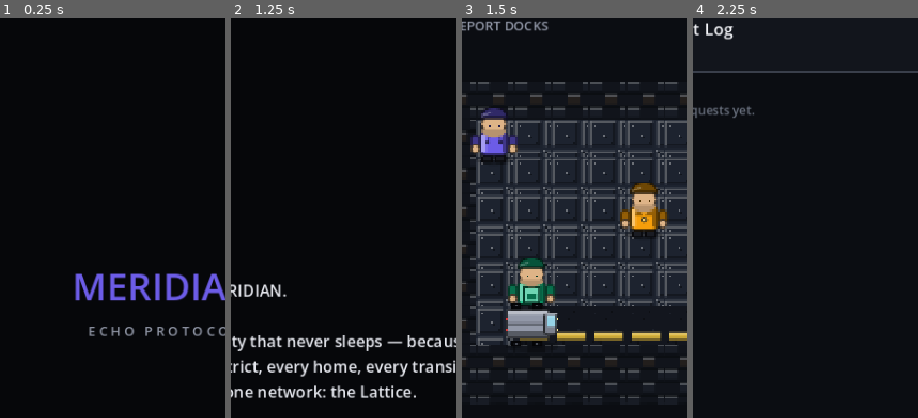
Above: before the commit, frames 1-4 (left to right).
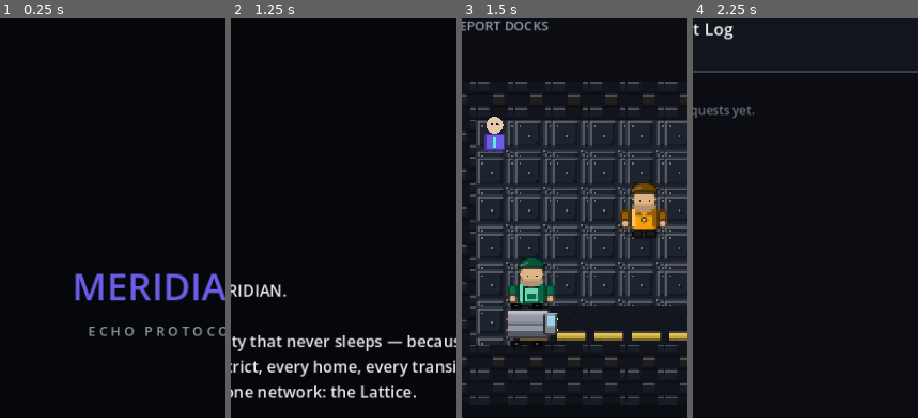
Above: after the commit, the same moments.

Repository: Bukfif40/CyberLearn
Game: Godot game, scene res://scenes/TitleScreen.tscn
Same seed, same stepped clock (60 frames per second), same inputs: the game is played once before the commit and once after it.
Inputs (mouse positions are % of the whole screen's width and height, from its top left):
- Up to frame 1 (0.25 s): no input
- Up to frame 2 (1.25 s): click (50, 50) at 0.5 s
- Up to frame 3 (1.5 s): click "Skip ▶▶" at 1.25 s
- Up to frame 4 (2.25 s): click "Quests" at 2 s
The pictures show only the part of the screen within x 14-64%, y 5-55%; the shares and areas given below are measured in that part.

Frames 1-2 are identical in both runs. In frame 3, 1.6% of the frame differs, in the area x 3-25%, y 22-37%; in frame 4, nothing differs.

Commit message:
Merge animated player sprite system with tile/NPC/vehicle textures

Diff:
--- a/godot/autoload/GameManager.gd
+++ b/godot/autoload/GameManager.gd
@@ -96,6 +96,21 @@
 	{"id": "signal-jammer", "name": "Pocket Signal Jammer", "description": "Cuts local Lattice chatter for a few seconds. Mira swears it once saved her life. Probably an exaggeration.", "price": 55, "badge": "J", "color": Color8(239, 68, 68)},
 ]
 
+# Player sprite sheet config. If sheet_path doesn't exist yet (no art added),
+# Main.gd falls back to the purple "P" badge automatically — no crash.
+# Expected layout: one row per facing direction, `columns` walk frames per row.
+const PLAYER_SPRITE := {
+	"sheet_path": "res://assets/sprites/player.png",
+	"frame_width": 32,
+	"frame_height": 32,
+	"columns": 4,
+	"row_down": 0,
+	"row_left": 1,
+	"row_right": 2,
+	"row_up": 3,
+	"fps": 8.0,
+}
+
 const QUESTS := [
 	{
 		"id": "investigate-phishing",
--- a/godot/project.godot
+++ b/godot/project.godot
@@ -8,11 +8,15 @@
 
 config_version=5
 
+[animation]
+
+compatibility/default_parent_skeleton_in_mesh_instance_3d=true
+
 [application]
 
 config/name="CyberLearn Quest"
 run/main_scene="res://scenes/TitleScreen.tscn"
-config/features=PackedStringArray("4.3", "Mobile")
+config/features=PackedStringArray("4.7", "Mobile")
 
 [autoload]
 
--- a/godot/scripts/Main.gd
+++ b/godot/scripts/Main.gd
@@ -1,13 +1,14 @@
 extends Node2D
 const UIHelpers = preload("res://scripts/UIHelpers.gd")
+const ProceduralPlayerSprite = preload("res://scripts/ProceduralPlayerSprite.gd")
 
 const TILE_SIZE := 40
 const MAP_ORIGIN := Vector2(40, 110)
+const PLAYER_MOVE_DURATION := 0.12
 
 const TEX_FLOOR := preload("res://assets/tiles/floor_tile.png")
 const TEX_WALL := preload("res://assets/tiles/wall_tile.png")
 const TEX_ROAD := preload("res://assets/tiles/road_tile.png")
-const TEX_PLAYER := preload("res://assets/sprites/player_sprite.png")
 const TEX_VEHICLE := preload("res://assets/sprites/vehicle_sprite.png")
 
 var room: Dictionary = GameManager.ROOM
@@ -16,7 +17,9 @@
 var npc_nodes: Dictionary = {}
 var vehicle_nodes: Dictionary = {}
 var encounter_marker_nodes: Dictionary = {}
-var player_node: TextureRect
+var player_node # AnimatedSprite2D when sprite art is available, else ProceduralPlayerSprite
+var player_facing := "down"
+var player_tween: Tween
 
 var dialogue_active := false
 var dialogue_npc: Dictionary = {}
@@ -57,6 +60,20 @@
 	var tile_pos := MAP_ORIGIN + Vector2(pos.x * TILE_SIZE, pos.y * TILE_SIZE)
 	var offset := (TILE_SIZE - node_size) / 2.0
 	return tile_pos + Vector2(offset, offset)
+
+
+func _grid_to_pixel_center(pos: Vector2i) -> Vector2:
+	return MAP_ORIGIN + Vector2(pos.x * TILE_SIZE, pos.y * TILE_SIZE) + Vector2(TILE_SIZE / 2.0, TILE_SIZE / 2.0)
+
+
+func _dir_name(dx: int, dy: int) -> String:
+	if dy < 0:
+		return "up"
+	if dy > 0:
+		return "down"
+	if dx < 0:
+		return "left"
+	return "right"
 
 
 func _build_background() -> void:
@@ -122,8 +139,11 @@
 		entity_layer.add_child(badge)
 		encounter_marker_nodes[enc["id"]] = badge
 
-	player_node = _make_sprite_node(TEX_PLAYER, 34)
+	var sprite := UIHelpers.try_make_player_sprite(GameManager.PLAYER_SPRITE)
+	player_node = sprite if sprite else ProceduralPlayerSprite.new()
 	entity_layer.add_child(player_node)
+	player_node.position = _grid_to_pixel_center(GameManager.player_grid_pos)
+	player_node.play("idle_down")
 
 
 func _render_positions() -> void:
@@ -149,8 +169,6 @@
 			lbl.text = "!"
 			style.bg_color = Color8(239, 68, 68)
 
-	player_node.position = grid_to_pixel_centered(GameManager.player_grid_pos, player_node.size.x)
-
 
 func _get_tile(pos: Vector2i) -> String:
 	if pos.x <= 0 or pos.y <= 0 or pos.x >= int(room["width"]) - 1 or pos.y >= int(room["height"]) - 1:
@@ -184,12 +202,16 @@
 func move_player(dx: int, dy: int) -> void:
 	if dialogue_active:
 		return
+	var direction := _dir_name(dx, dy)
+	player_facing = direction
 	var target: Vector2i = GameManager.player_grid_pos + Vector2i(dx, dy)
 	if _get_tile(target) == "wall":
+		_face_player(direction)
 		return
 
 	var npc := _npc_at(target)
 	if not npc.is_empty():
+		_face_player(direction)
 		if npc["role"] == "vendor":
 			GameManager.pending_vendor_npc_id = npc["id"]
 			get_tree().change_scene_to_file("res://scenes/Store.tscn")
@@ -198,6 +220,7 @@
 		return
 
 	if _vehicle_at(target):
+		_face_player(direction)
 		return  # wait for traffic
 
 	var enc := _encounter_at(target)
@@ -206,8 +229,27 @@
 		get_tree().change_scene_to_file("res://scenes/Encounter.tscn")
 		return
 
+	var previous: Vector2i = GameManager.player_grid_pos
 	GameManager.player_grid_pos = target
+	_animate_player_move(previous, target, direction)
 	_render_positions()
+
+
+func _face_player(direction: String) -> void:
+	player_node.play("idle_%s" % direction)
+
+
+func _animate_player_move(from: Vector2i, to: Vector2i, direction: String) -> void:
+	player_node.play("walk_%s" % direction)
+	if player_tween:
+		player_tween.kill()
+	player_tween = create_tween()
+	player_tween.tween_property(player_node, "position", _grid_to_pixel_center(to), PLAYER_MOVE_DURATION)
+	player_tween.finished.connect(_on_player_move_finished.bind(direction))
+
+
+func _on_player_move_finished(direction: String) -> void:
+	player_node.play("idle_%s" % direction)
 
 
 func _open_dialogue(npc: Dictionary) -> void:
--- /dev/null
+++ b/godot/scripts/ProceduralPlayerSprite.gd
@@ -0,0 +1,73 @@
+extends Node2D
+
+## Code-drawn placeholder player character: a small top-down chibi figure
+## with a facing direction and a walk-bob animation. Exposes the same
+## play("walk_<dir>") / play("idle_<dir>") interface as the AnimatedSprite2D
+## path in UIHelpers.try_make_player_sprite(), so Main.gd doesn't need to
+## know which one it's holding. Swap in real art any time by dropping a
+## sheet at GameManager.PLAYER_SPRITE.sheet_path — no rework here needed.
+
+const BODY_COLOR := Color8(108, 92, 231)
+const ACCENT_COLOR := Color8(94, 234, 212)
+const SKIN_COLOR := Color8(230, 200, 170)
+const SHADOW_COLOR := Color8(64, 55, 138)
+const EYE_COLOR := Color8(20, 20, 25)
+
+var facing := "down"
+var walking := false
+var _anim_time := 0.0
+
+
+func _ready() -> void:
+	set_process(true)
+
+
+func _process(delta: float) -> void:
+	if walking:
+		_anim_time += delta
+		queue_redraw()
+
+
+func play(anim_name: String) -> void:
+	var parts := anim_name.split("_")
+	var was_walking := walking
+	walking = parts[0] == "walk"
+	if parts.size() > 1:
+		facing = parts[1]
+	if not walking and was_walking:
+		_anim_time = 0.0
+	queue_redraw()
+
+
+func _step_offset() -> float:
+	if not walking:
+		return 0.0
+	return sin(_anim_time * 14.0) * 3.0
+
+
+func _draw() -> void:
+	var step := _step_offset()
+
+	draw_rect(Rect2(-8, 9 + step, 6, 6), SHADOW_COLOR)
+	draw_rect(Rect2(2, 9 - step, 6, 6), SHADOW_COLOR)
+
+	draw_rect(Rect2(-10, -4, 20, 16), BODY_COLOR)
+	draw_rect(Rect2(-10, -4, 20, 16), SHADOW_COLOR, false, 1.5)
+
+	if facing == "left":
+		draw_rect(Rect2(-8, -2, 3, 12), ACCENT_COLOR)
+	elif facing == "right":
+		draw_rect(Rect2(5, -2, 3, 12), ACCENT_COLOR)
+	else:
+		draw_rect(Rect2(-1.5, -2, 3, 12), ACCENT_COLOR)
+
+	draw_circle(Vector2(0, -14), 9, SKIN_COLOR if facing != "up" else SHADOW_COLOR)
+
+	if facing == "down":
+		draw_circle(Vector2(-3, -15), 1.4, EYE_COLOR)
+		draw_circle(Vector2(3, -15), 1.4, EYE_COLOR)
+	elif facing == "left":
+		draw_circle(Vector2(-4, -15), 1.4, EYE_COLOR)
+	elif facing == "right":
+		draw_circle(Vector2(4, -15), 1.4, EYE_COLOR)
+	# facing == "up": no face drawn, just the back of the head
--- a/godot/scripts/UIHelpers.gd
+++ b/godot/scripts/UIHelpers.gd
@@ -32,6 +32,53 @@
 	return panel
 
 
+## Builds a directional AnimatedSprite2D from a sheet described by `config`
+## (see GameManager.PLAYER_SPRITE). Returns null if the sheet file doesn't
+## exist yet, so callers can fall back to a placeholder badge.
+static func try_make_player_sprite(config: Dictionary) -> AnimatedSprite2D:
+	var path: String = config.get("sheet_path", "")
+	if path == "" or not ResourceLoader.exists(path):
+		return null
+
+	var texture: Texture2D = load(path)
+	var fw: int = int(config["frame_width"])
+	var fh: int = int(config["frame_height"])
+	var cols: int = int(config["columns"])
+	var fps: float = float(config.get("fps", 8.0))
+	var rows := {
+		"down": int(config["row_down"]),
+		"left": int(config["row_left"]),
+		"right": int(config["row_right"]),
+		"up": int(config["row_up"]),
+	}
+
+	var frames := SpriteFrames.new()
+	for dir_name in rows:
+		var row: int = rows[dir_name]
+		var walk_anim := "walk_%s" % dir_name
+		var idle_anim := "idle_%s" % dir_name
+		frames.add_animation(walk_anim)
+		frames.set_animation_loop(walk_anim, true)
+		frames.set_animation_speed(walk_anim, fps)
+		frames.add_animation(idle_anim)
+		frames.set_animation_loop(idle_anim, false)
+		frames.set_animation_speed(idle_anim, fps)
+		for col in range(cols):
+			var atlas := AtlasTexture.new()
+			atlas.atlas = texture
+			atlas.region = Rect2(col * fw, row * fh, fw, fh)
+			frames.add_frame(walk_anim, atlas)
+			if col == 0:
+				frames.add_frame(idle_anim, atlas)
+	frames.remove_animation("default")
+
+	var sprite := AnimatedSprite2D.new()
+	sprite.sprite_frames = frames
+	sprite.animation = "idle_down"
+	sprite.play("idle_down")
+	return sprite
+
+
 static func make_button(text: String, on_press: Callable, bg_color: Color = Color(0.11, 0.11, 0.15)) -> Button:
 	var btn := Button.new()
 	btn.text = text
Not shown, added: godot/autoload/GameManager.gd.uid
Not shown, added: godot/scripts/Cutscene.gd.uid
Not shown, added: godot/scripts/Encounter.gd.uid
Not shown, added: godot/scripts/Main.gd.uid
Not shown, added: godot/scripts/ProceduralPlayerSprite.gd.uid
Not shown, added: godot/scripts/QuestLog.gd.uid
Not shown, added: godot/scripts/Store.gd.uid
Not shown, added: godot/scripts/TitleScreen.gd.uid
Not shown, added: godot/scripts/UIHelpers.gd.uid
Not shown, added: godot/assets/sprites/README.md
